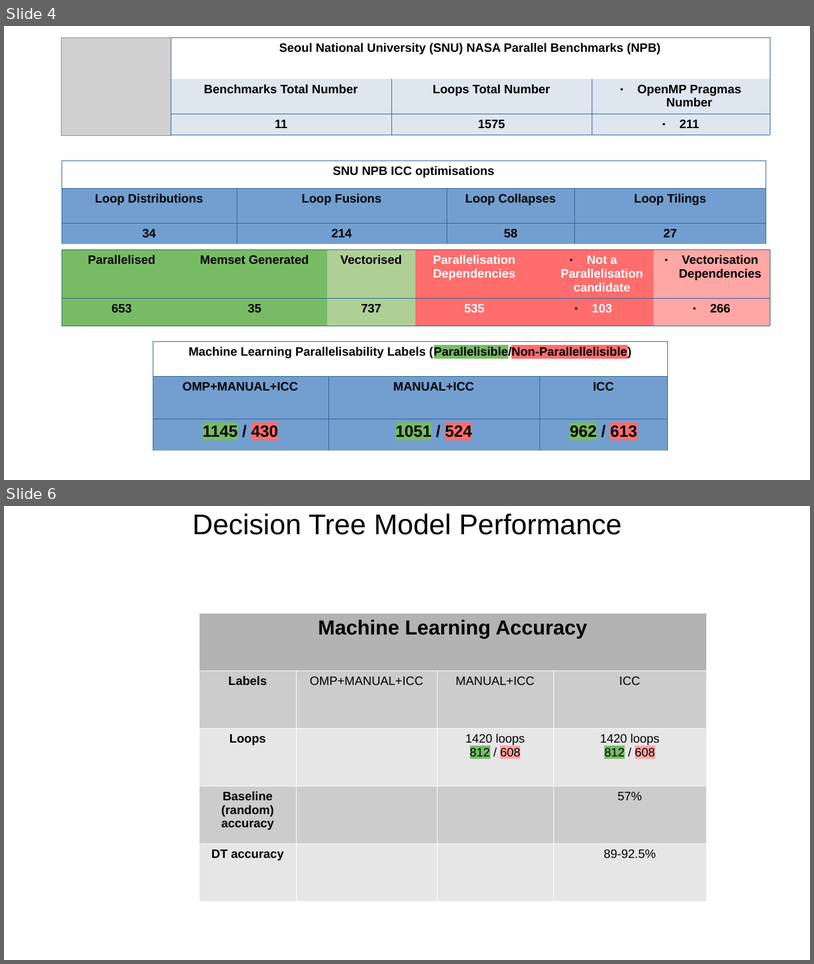
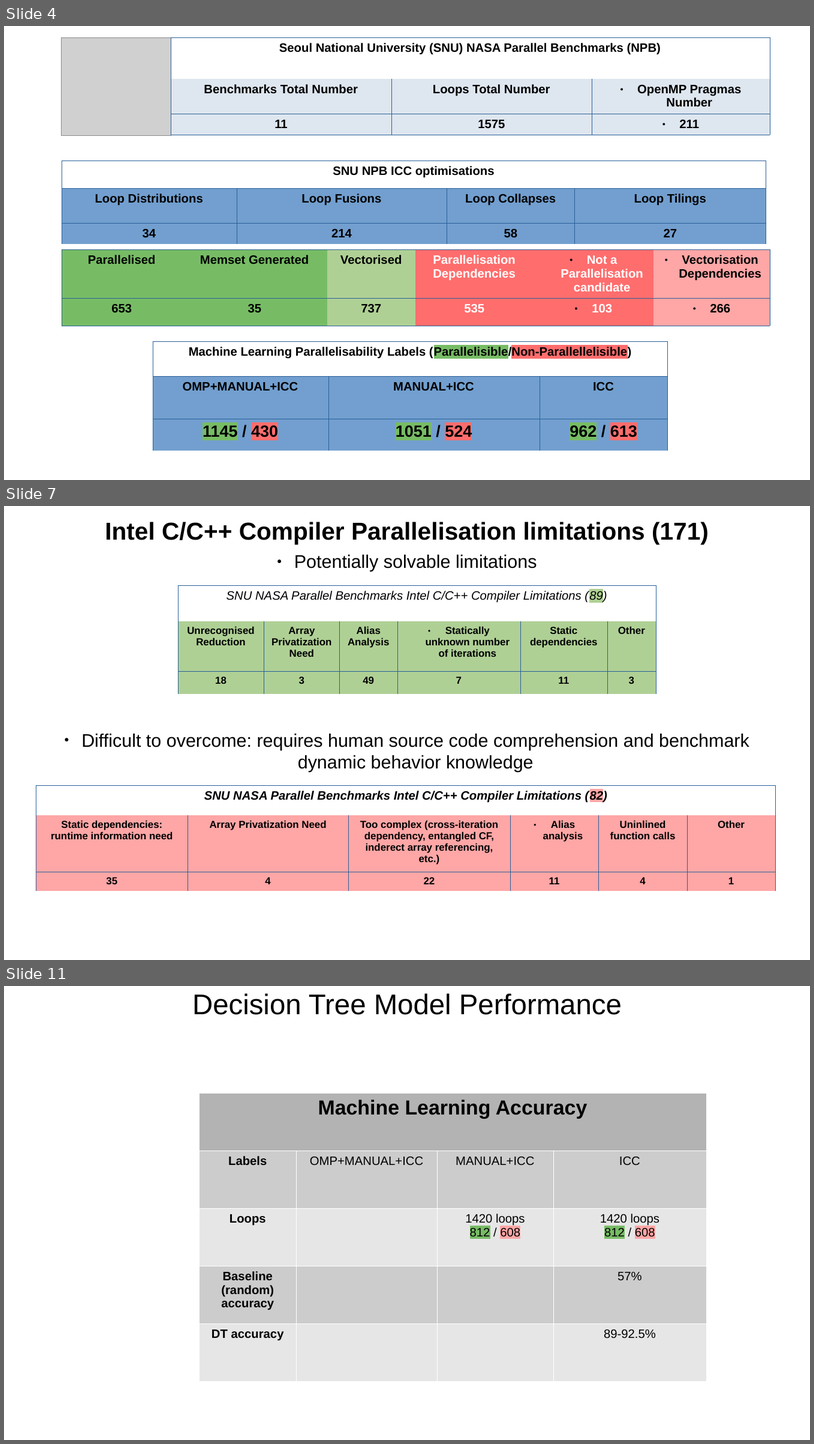
Before and after one commit to harel-coffee/PParMetrics-auto, a slide deck: PPar_lunch_talk/Learning_Loop_Parallelisability.odp. Shown one above the other, each under a label of ours: slides 4 and 6 before the commit, slides 4, 7 and 11 after it; the slides between them are not shown. The pictures are 814x964 and 814x1444 pixels, drawn with LibreOffice and Linux fonts; fonts in the diff are those of the drawing; grey boxes stand for pictures. Boxes give left, top, right and bottom in pixels: in the first picture for what was removed or moved away, otherwise in the second. Text is boxed around its words. In the diff, an @@ line names an element or a change of style, - is before the commit and + after.

Commit message:
[!] Presentation updated [!] New manual loop nonparallelisability reason classifications in ml.xls table

```diff
--- a/PPar_lunch_talk/Learning_Loop_Parallelisability.odp
+++ b/PPar_lunch_talk/Learning_Loop_Parallelisability.odp
@@ slide 7 added at bbox=[4, 506, 810, 960], background #FFFFFF @@
@@ title added at bbox=[105, 522, 709, 544], 24 pt, text #000000, bold @@
+Intel C/C++ Compiler Parallelisation limitations (171)
@@ text added at bbox=[294, 555, 537, 571], 18 pt, text #000000 @@
+● Potentially solvable limitations
@@ table added at bbox=[178, 585, 656, 694], 3 rows, 6 columns @@
+SNU NASA Parallel Benchmarks Intel C/C++ Compiler Limitations (89) |  |  |  |  | 
+Unrecognised Reduction | Array Privatization Need | Alias Analysis | Statically unknown number of iterations | Static dependencies | Other
+18 | 3 | 49 | 7 | 11 | 3
@@ text added at bbox=[81, 733, 750, 772], 18 pt, text #000000 @@
+● Difficult to overcome: requires human source code comprehension and benchmark dynamic behavior knowledge
@@ table added at bbox=[36, 785, 777, 887], 3 rows, 6 columns @@
+SNU NASA Parallel Benchmarks Intel C/C++ Compiler Limitations (82) |  |  |  |  | 
+Static dependencies: runtime information need | Array Privatization Need | Too complex (cross-iteration dependency, entangled CF, inderect array referencing, etc.) | Alias analysis | Uninlined function calls | Other
+35 | 4 | 22 | 11 | 4 | 1
@@ what was slide 6 is now slide 11 @@
```
Also in this commit, not shown: 3 slides changed, 4 other slides added, 7 other files.
